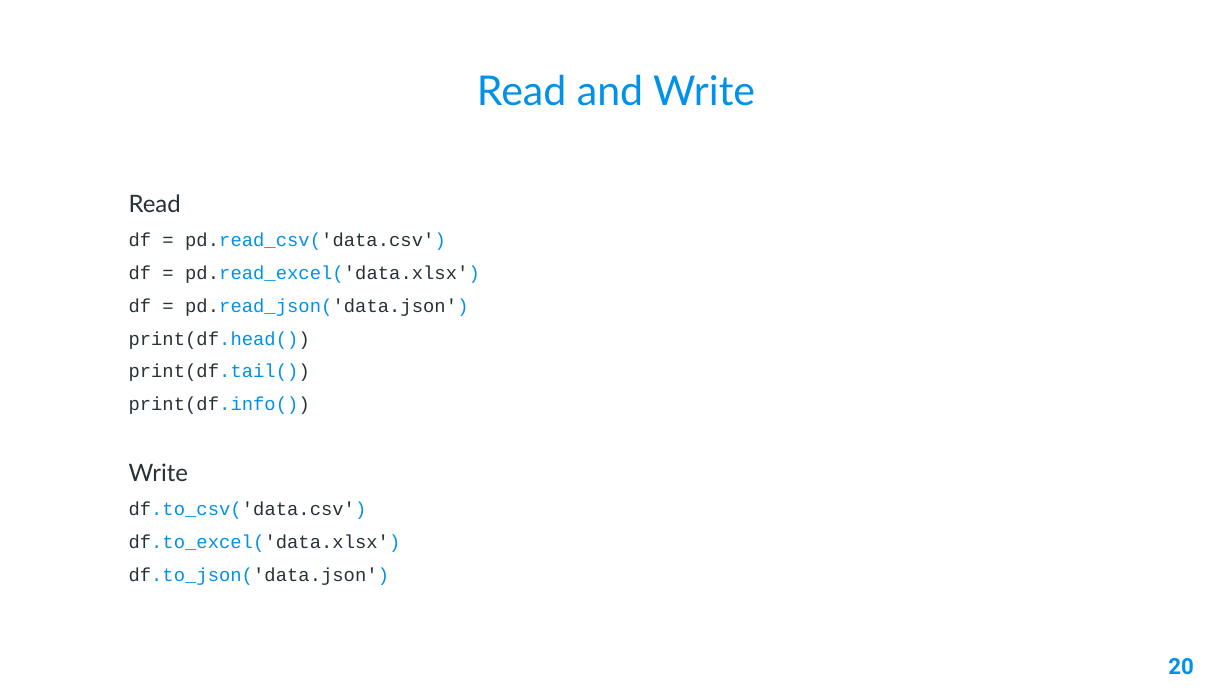
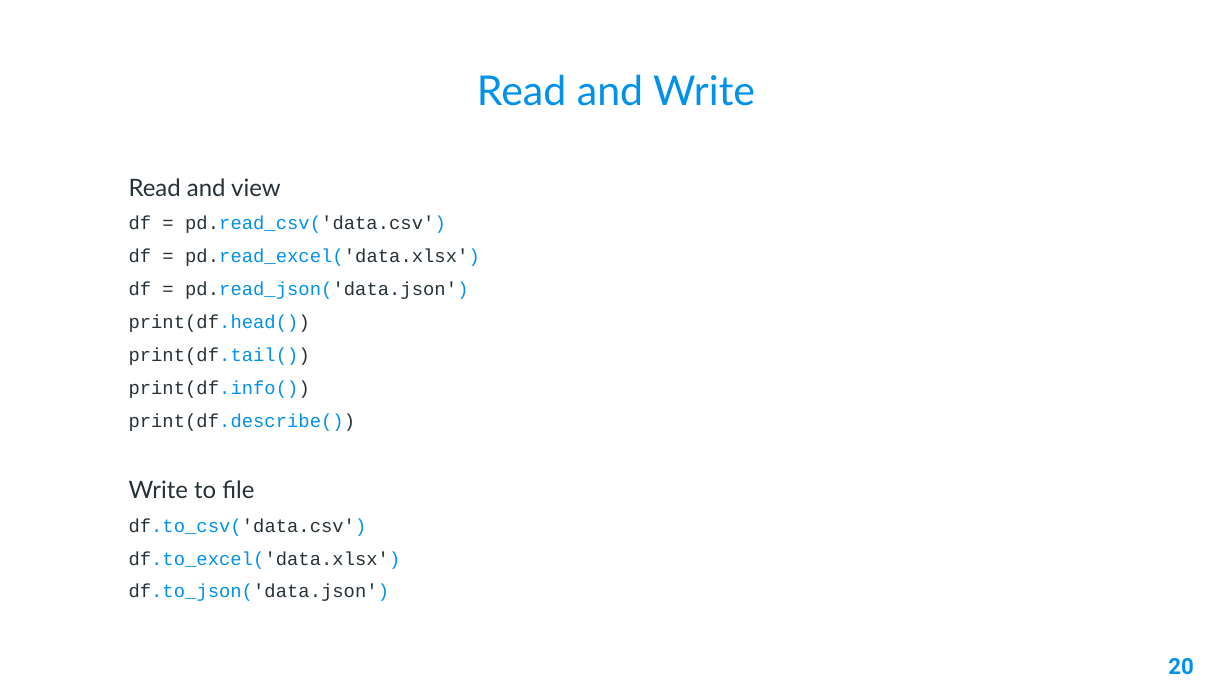
Before and after one commit to AleeRezaa/learn-python, a slide deck: slide 20 of 2 Data Science.pptx. Drawn at 1232x693 pixels with LibreOffice and Linux fonts; fonts in the diff are those of the drawing; background and template pictures are left out. Boxes give left, top, right and bottom in pixels: in the first picture for what was removed or moved away, otherwise in the second. Text is boxed around its words. In the diff, an @@ line names an element or a change of style, - is before the commit and + after.

```diff
--- a/2 Data Science.pptx
+++ b/2 Data Science.pptx
@@ text at [129, 178, 281, 196]: text changed @@
-Read
+Read and view
@@ text at [129, 414, 356, 498]: text changed; size 14 to 11 pt; font Lato to Courier New @@
-Write
+print(df.describe())
+Write to file
```
Also in this commit, not shown: 2 other slides changed.
